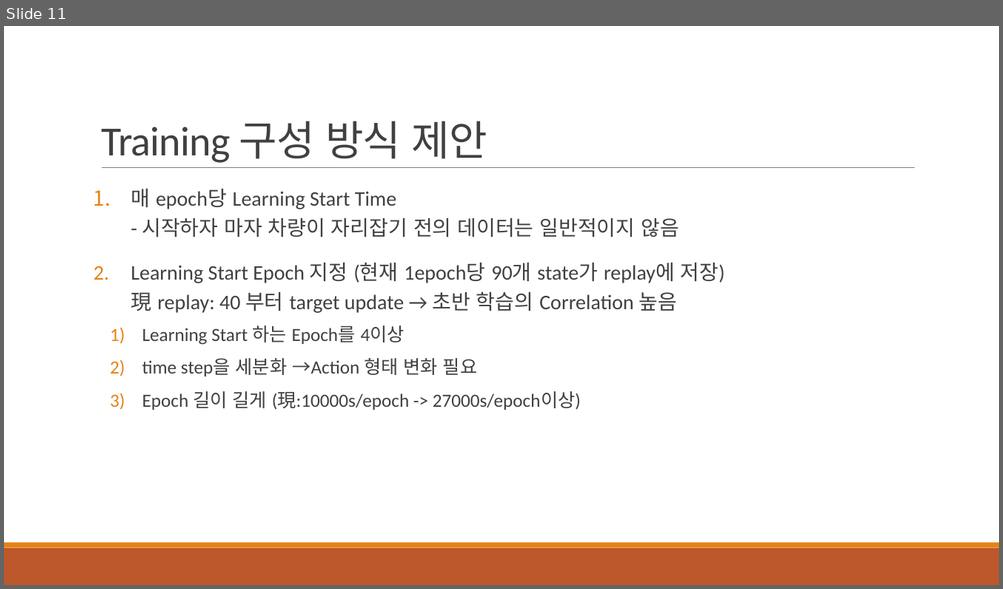
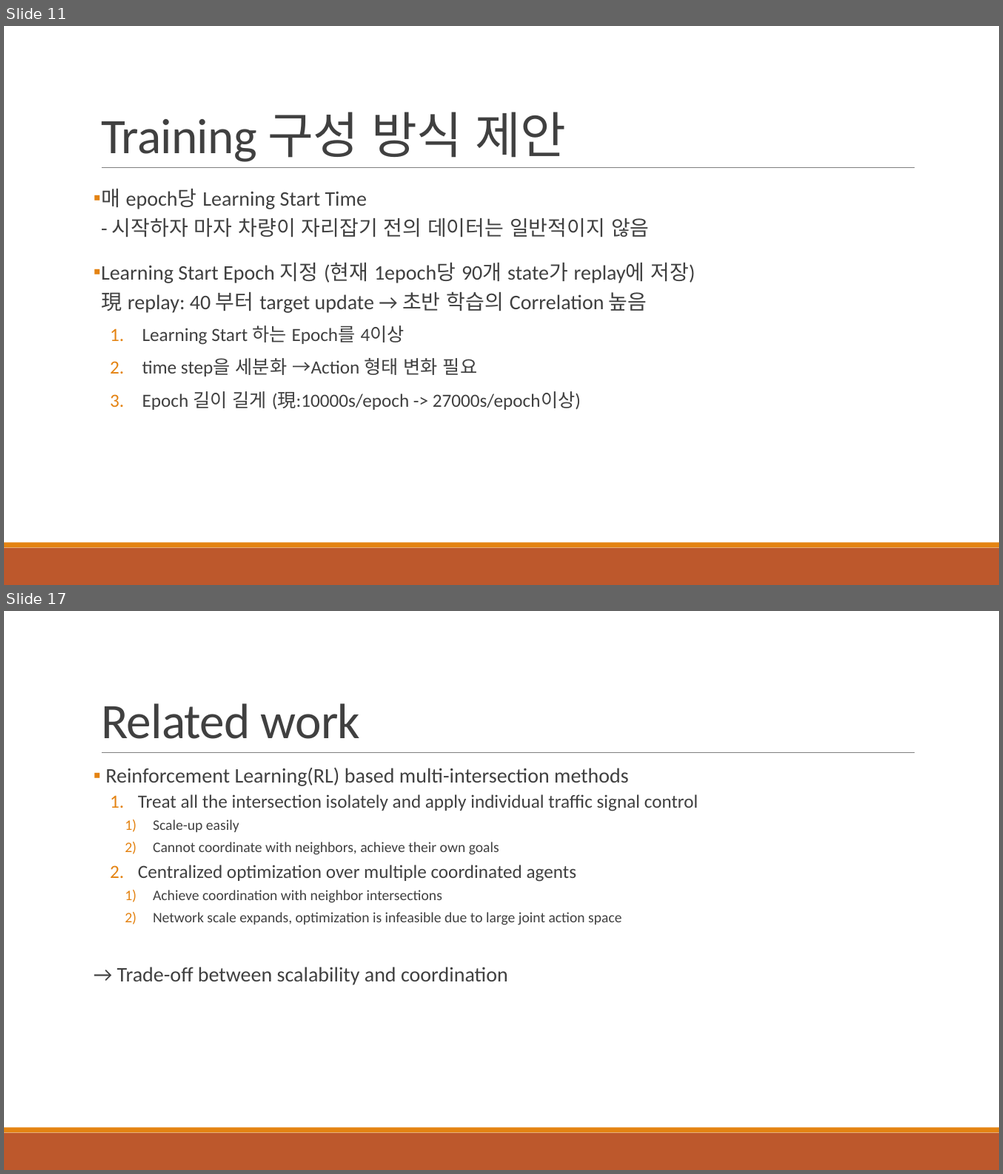
Before and after one commit to 3neutronstar/traffic-optimization_RL, a slide deck: 1st_Seminar(강민수).pptx. Shown one above the other, each under a label of ours: slide 11 before the commit, slides 11 and 17 after it; the slides between them are not shown. The pictures are 1003x589 and 1003x1174 pixels, drawn with LibreOffice and Linux fonts; fonts in the diff are those of the drawing. Boxes give left, top, right and bottom in pixels: in the first picture for what was removed or moved away, otherwise in the second. Text is boxed around its words. In the diff, an @@ line names an element or a change of style, - is before the commit and + after.

Commit message:
add the Toward a traffic light paper contents to pptx

```diff
--- a/1st_Seminar(강민수).pptx
+++ b/1st_Seminar(강민수).pptx
@@ slide 17 added at (4,611,999,1170), background #FFFFFF; not listed: 3 template elements that a slide beside it also shows @@
@@ title added at (101,703,361,739), 48 pt, text #404040 @@
+Related work
@@ text added at (105,767,698,985), 14 pt, text #404040 @@
+▪ Reinforcement Learning(RL) based multi-intersection methods
+  1. Treat all the intersection isolately and apply individual traffic signal control
+    1) Scale-up easily
+    2) Cannot coordinate with neighbors, achieve their own goals
+  2. Centralized optimization over multiple coordinated agents
+    1) Achieve coordination with neighbor intersections
+    2) Network scale expands, optimization is infeasible due to large joint action space
+→ Trade-off between scalability and coordination
@@ slide 11 changed as well @@
@@ title "Training 구성 방식 제안" at (101,112,566,162): size 40 to 48 pt @@
@@ text "매 epoch당 Learning Start Time ..." at (101,189,695,410): bullet 1. to ▪; bullet 1) to 1. @@
```
Also in this commit, not shown: 9 other slides changed, 12 other slides added.
